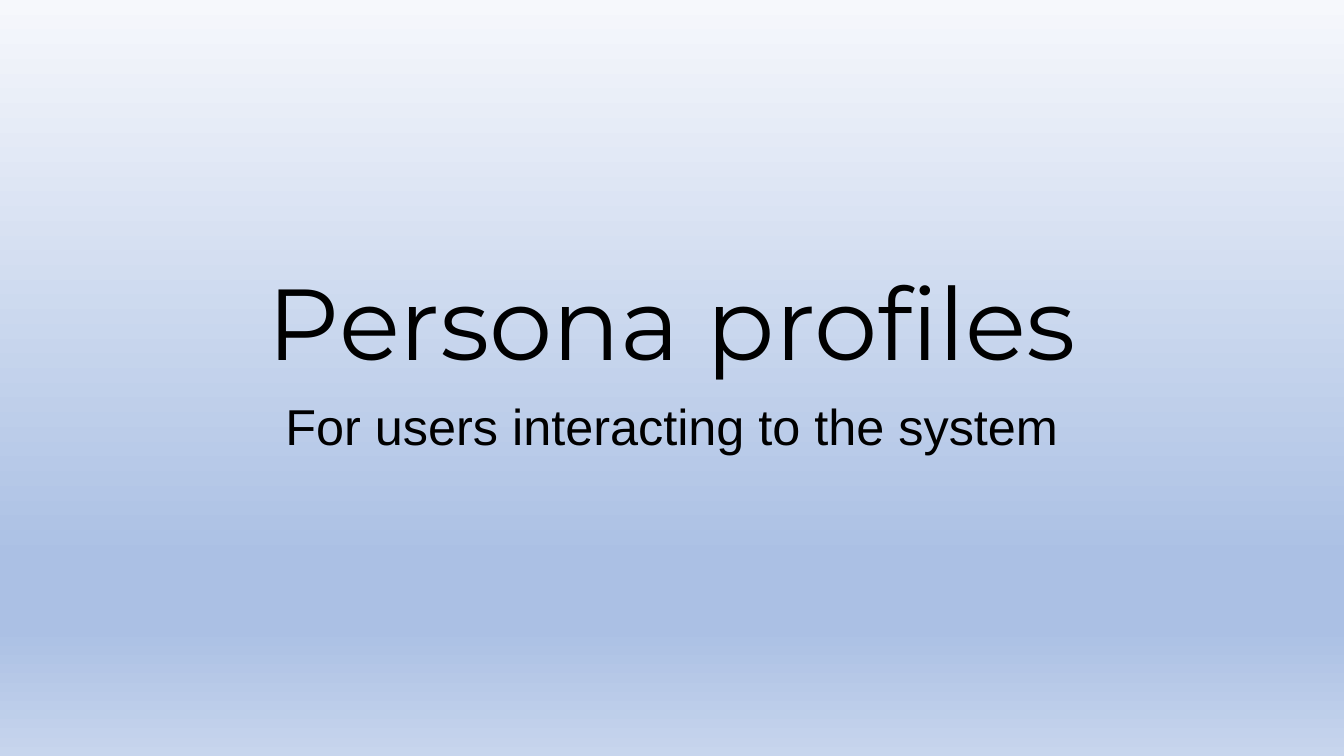
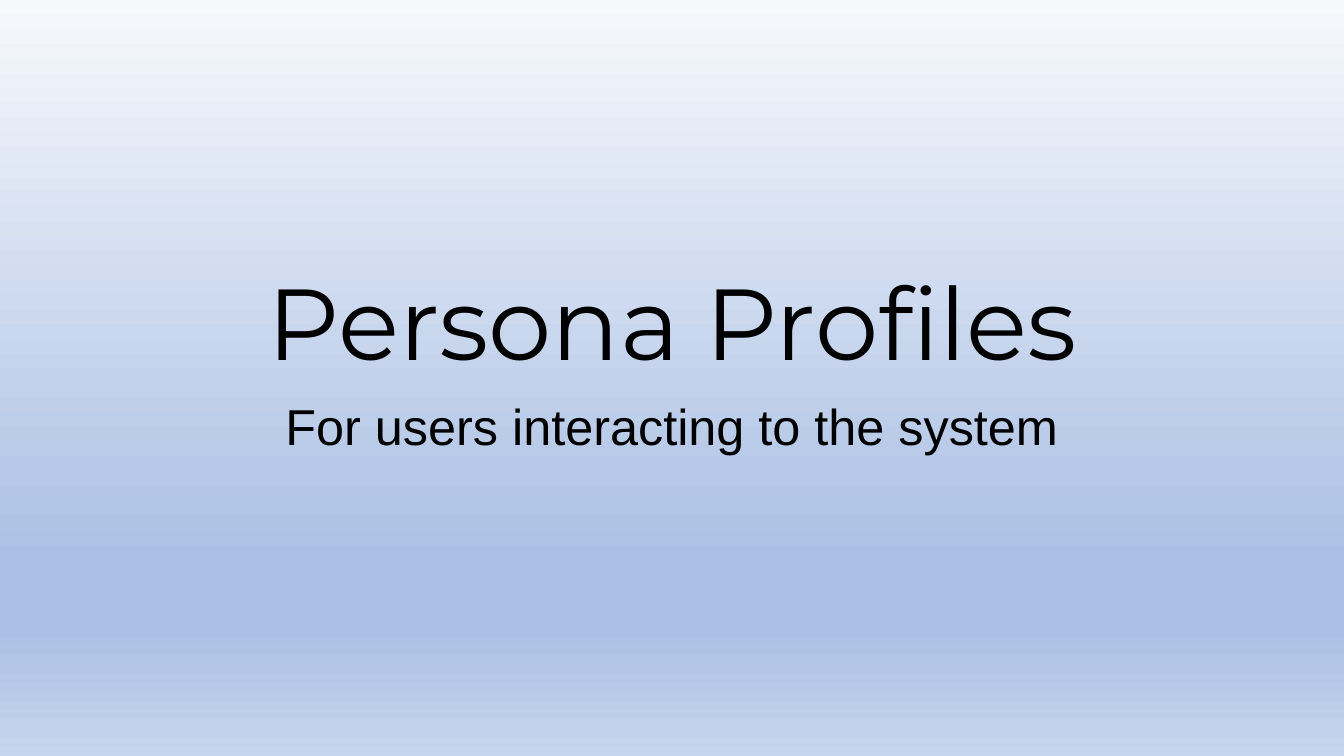
Before and after one commit to n-amalia/HCI-LEGO-2025, a slide deck: slide 1 of Persona profiles.pptx. Drawn at 1344x756 pixels with LibreOffice and Linux fonts; fonts in the diff are those of the drawing. Boxes give left, top, right and bottom in pixels: in the first picture for what was removed or moved away, otherwise in the second. Text is boxed around its words. In the diff, an @@ line names an element or a change of style, - is before the commit and + after.

```diff
--- a/Persona profiles.pptx
+++ b/Persona profiles.pptx
@@ title at bbox=[267, 284, 1077, 361]: text changed @@
-Persona profiles
+Persona Profiles
```
Also in this commit, not shown: 3 other slides changed, 3 slides added.
